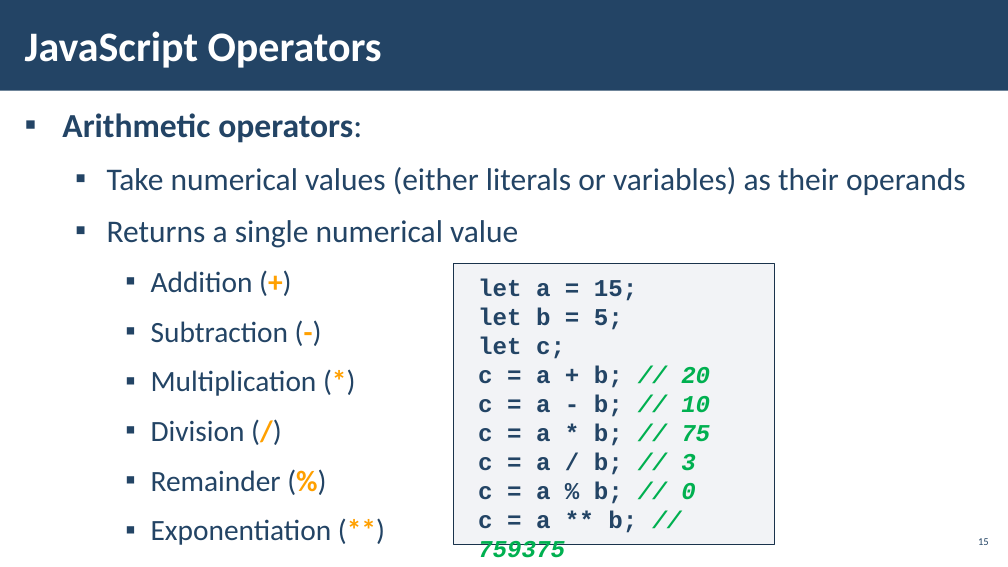
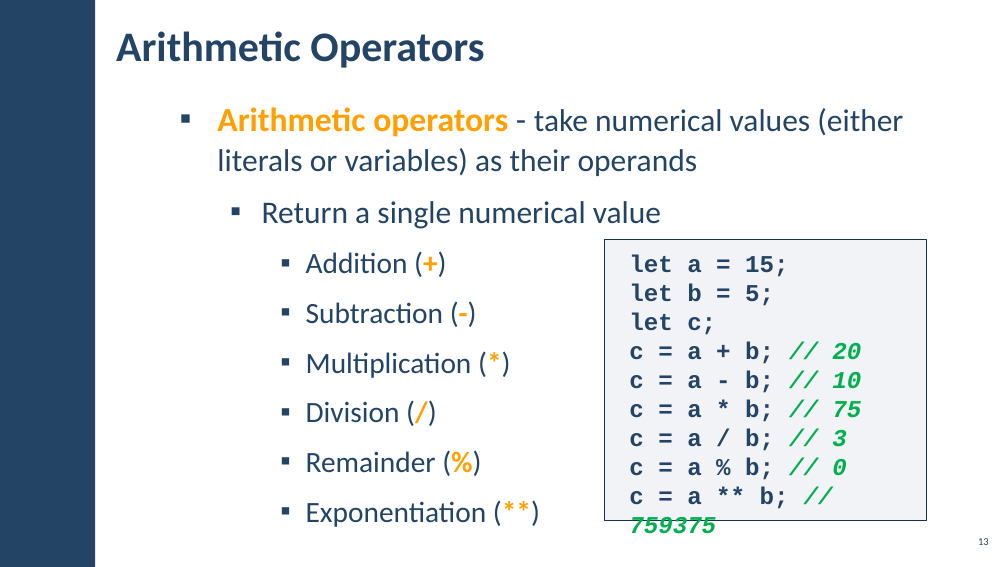
Before and after one commit to pirocorp/JS-Essentials, a slide deck: slide 13 of 01. JAVASCRIPT SYNTAX AND OPERATORS/01. JS-Fundamentals-JavaScript-Syntax-and-Operators.pptx (slide 15 before the commit). Drawn at 1008x567 pixels with LibreOffice and Linux fonts; fonts in the diff are those of the drawing; background and template pictures are left out. Boxes give left, top, right and bottom in pixels: in the first picture for what was removed or moved away, otherwise in the second. Text is boxed around its words. In the diff, an @@ line names an element or a change of style, - is before the commit and + after.

```diff
--- a/01. JAVASCRIPT SYNTAX AND OPERATORS/01. JS-Fundamentals-JavaScript-Syntax-and-Operators.pptx
+++ b/01. JAVASCRIPT SYNTAX AND OPERATORS/01. JS-Fundamentals-JavaScript-Syntax-and-Operators.pptx
@@ rectangle removed at [0,0,1008,91] @@
@@ rectangle added at [0,0,95,567], fill #234465 @@
@@ title at [116,31,484,68]: text changed; text colour #FFFFFF to #234465 @@
-JavaScript Operators
+Arithmetic Operators
@@ text "Arithmetic operators - take numerical ...": place and size @@
-text "Arithmetic operators - take numerical ..." at [62,113,966,545]
+text "Arithmetic operators - take numerical ..." at [217,107,903,527]
@@ text at [217,107,903,229]: text changed @@
-▪ Arithmetic operators:
-  ▪ Take numerical values (either literals or variables) as their operands
-  ▪ Returns a single numerical value
+▪ Arithmetic operators - take numerical values (either
+  literals or variables) as their operands
+  ▪ Return a single numerical value
@@ rectangle "let a = 15;": place and size @@
-rectangle "let a = 15;" at [454,264,775,545]
+rectangle "let a = 15;" at [605,240,926,521]
```
Also in this commit, not shown: 26 other slides changed, 35 slides added, 13 slides removed.
